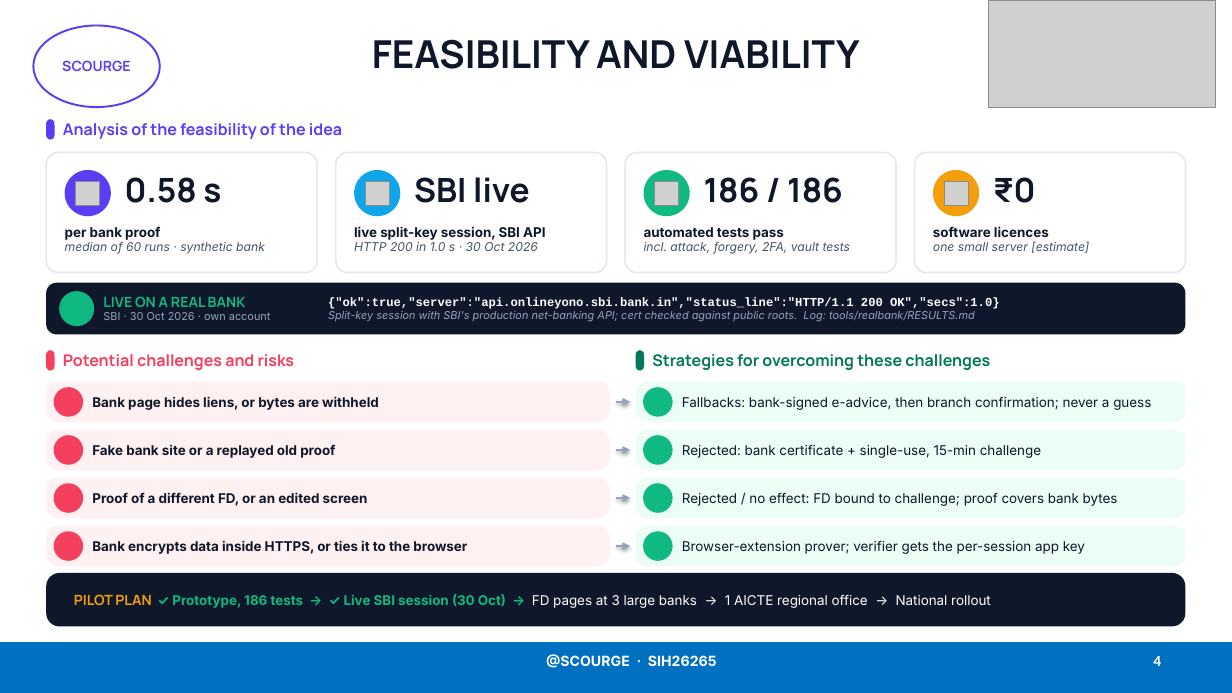
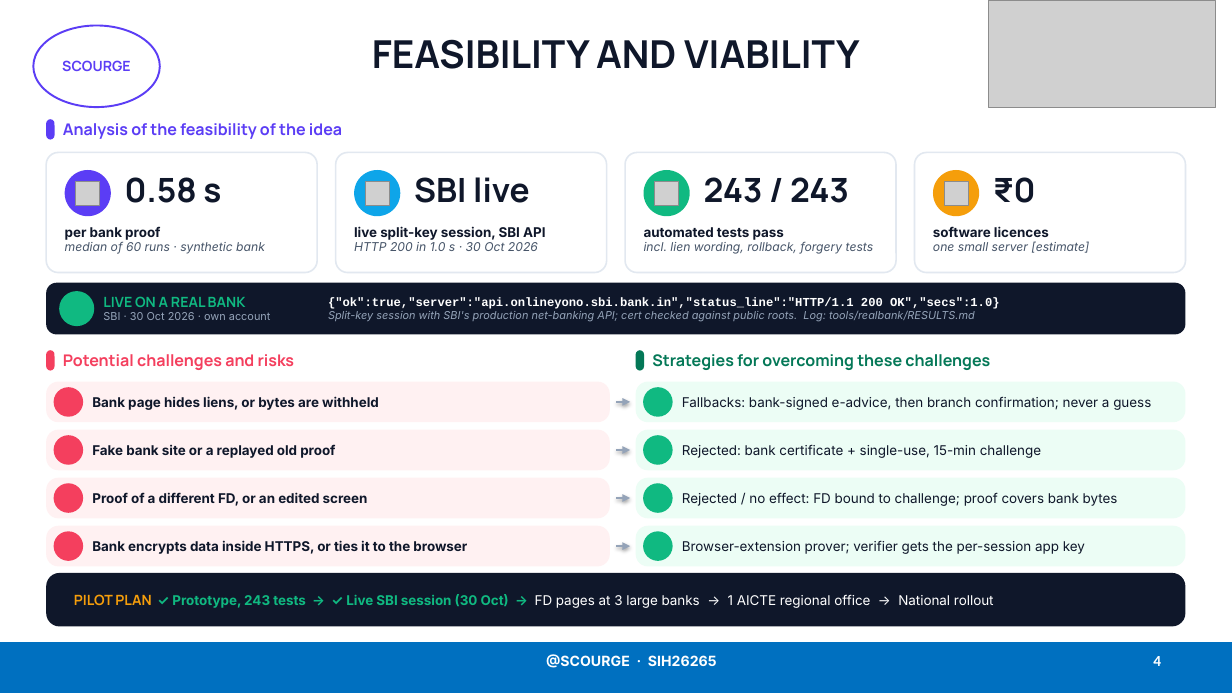
Before and after one commit to Lakki007/Arnavax-Scourge-SIH26265, a slide deck: slide 4 of docs/ppt/Scourge_SIH26265_Idea.pptx. Drawn at 1232x693 pixels with LibreOffice and Linux fonts; fonts in the diff are those of the drawing; grey boxes stand for pictures; background and template pictures are left out. Boxes give left, top, right and bottom in pixels: in the first picture for what was removed or moved away, otherwise in the second. Text is boxed around its words. In the diff, an @@ line names an element or a change of style, - is before the commit and + after.

```diff
--- a/docs/ppt/Scourge_SIH26265_Idea.pptx
+++ b/docs/ppt/Scourge_SIH26265_Idea.pptx
@@ text at [704,177,849,203]: text changed @@
-186 / 186
+243 / 243
@@ text at [644,241,874,254]: text changed @@
-incl. attack, forgery, 2FA, vault tests
+incl. lien wording, rollback, forgery tests
@@ text at [74,594,994,608]: text changed @@
-PILOT PLAN ✓ Prototype, 186 tests → ✓ Live SBI session (30 Oct) → FD pages at 3 large banks → 1 AICTE regional office → National rollout
+PILOT PLAN ✓ Prototype, 243 tests → ✓ Live SBI session (30 Oct) → FD pages at 3 large banks → 1 AICTE regional office → National rollout
```
Also in this commit, not shown: 3 other slides changed, 20 other files.
